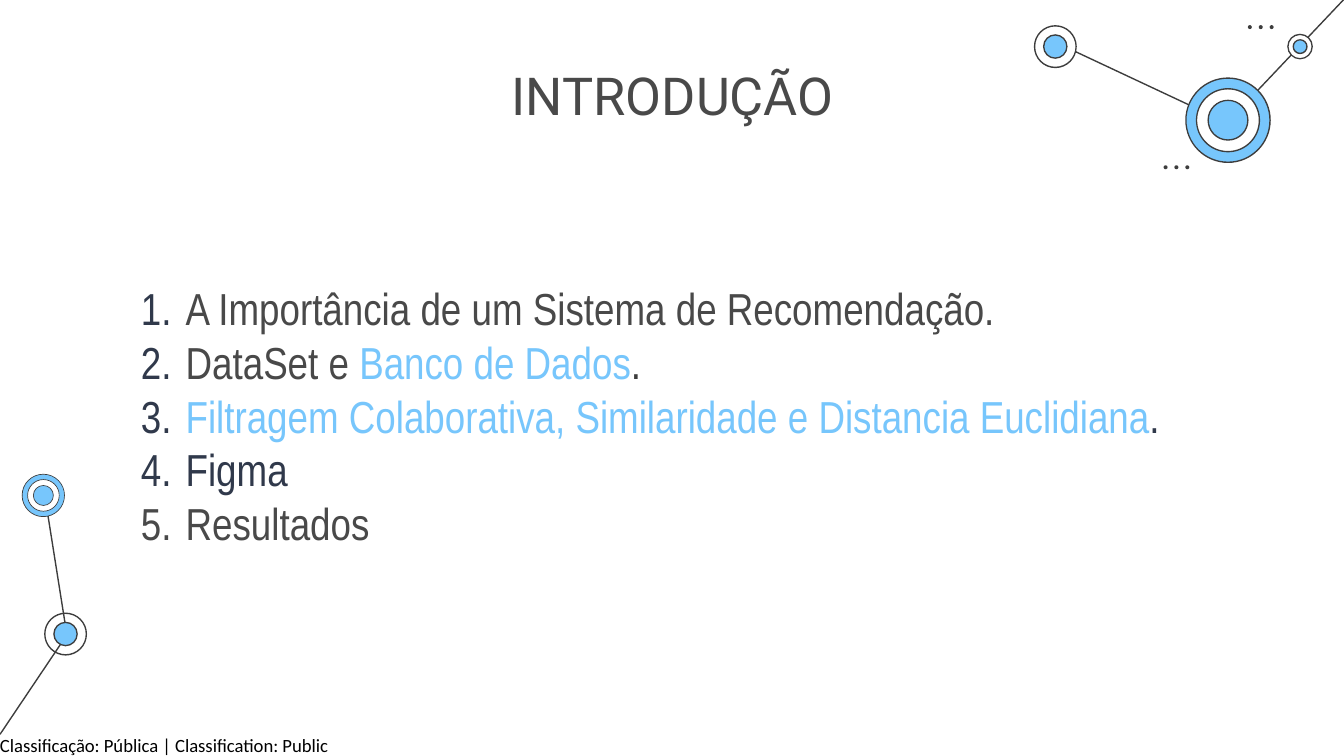
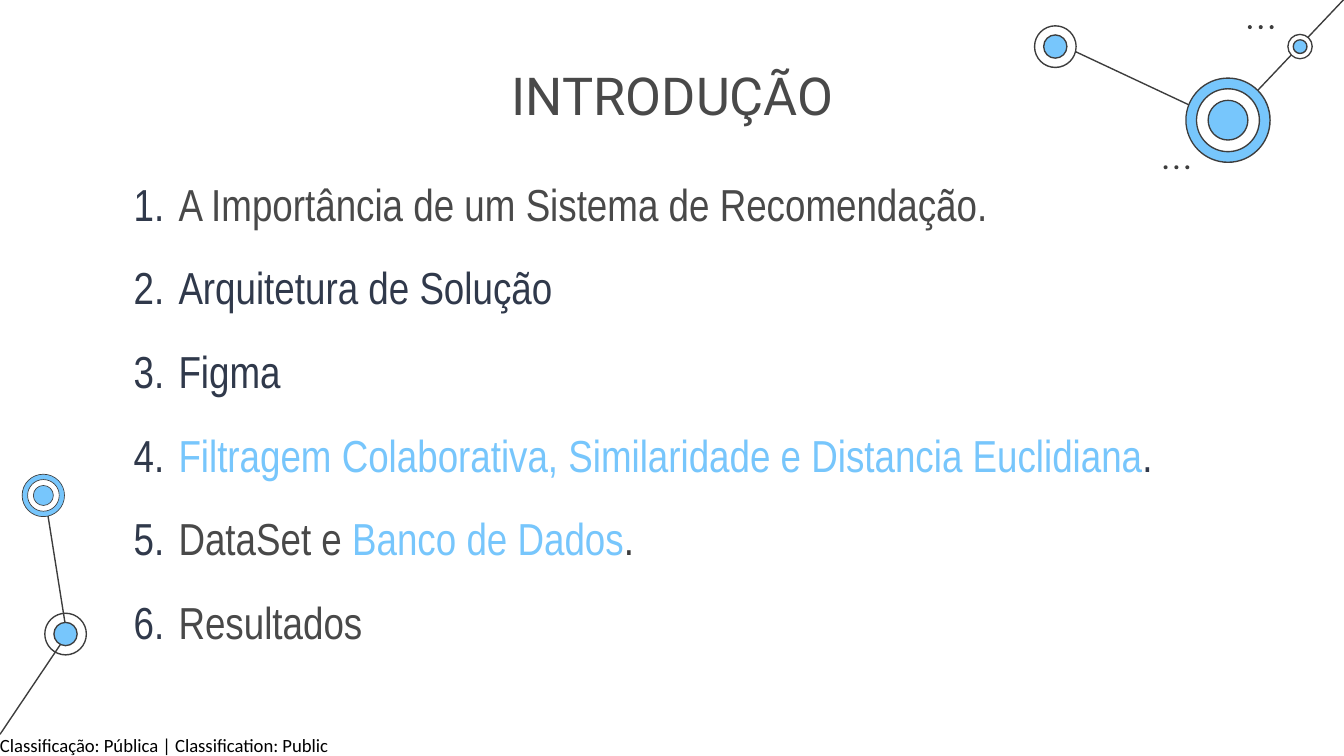
Before and after one commit to SaraPMC/SR, a slide deck: slide 2 of SHI Analytcs - PPT.pptx. Drawn at 1344x756 pixels with LibreOffice and Linux fonts; fonts in the diff are those of the drawing. Boxes give left, top, right and bottom in pixels: in the first picture for what was removed or moved away, otherwise in the second. Text is boxed around its words. In the diff, an @@ line names an element or a change of style, - is before the commit and + after.

```diff
--- a/SHI Analytcs - PPT.pptx
+++ b/SHI Analytcs - PPT.pptx
@@ text "A Importância de um Sistema ..." moved from (x1=186, y1=292, x2=1160, y2=541) to (x1=179, y1=188, x2=1153, y2=640) @@
@@ text at (x1=179, y1=271, x2=1153, y2=481): paragraphs added @@
+2. Arquitetura de Solução
+3. Figma
+4. Filtragem Colaborativa, Similaridade e Distancia Euclidiana.
@@ text at (x1=186, y1=400, x2=1160, y2=496): paragraphs removed @@
-3. Filtragem Colaborativa, Similaridade e Distancia Euclidiana.
-4. Figma
@@ text at (x1=179, y1=522, x2=634, y2=640): more space between paragraphs; bullet colour #494949 to #30394B @@
```
Also in this commit, not shown: 4 other slides changed, 2 slides added, 1 slide removed, 2 other files.
